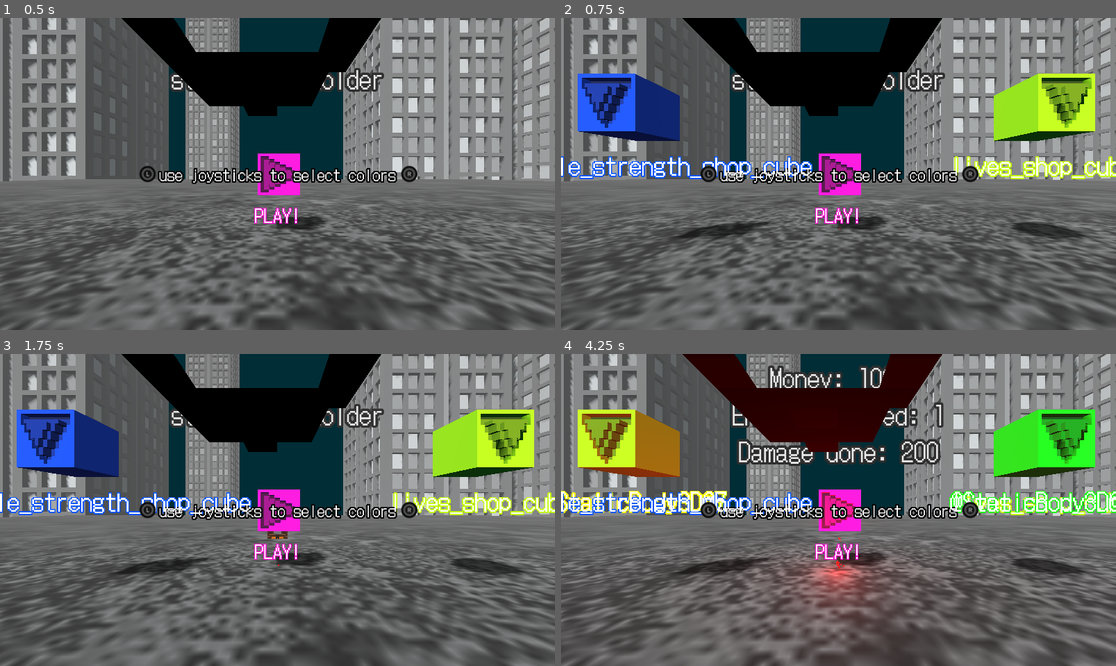
Above: before the commit, frames 1-4 (two rows, left to right).
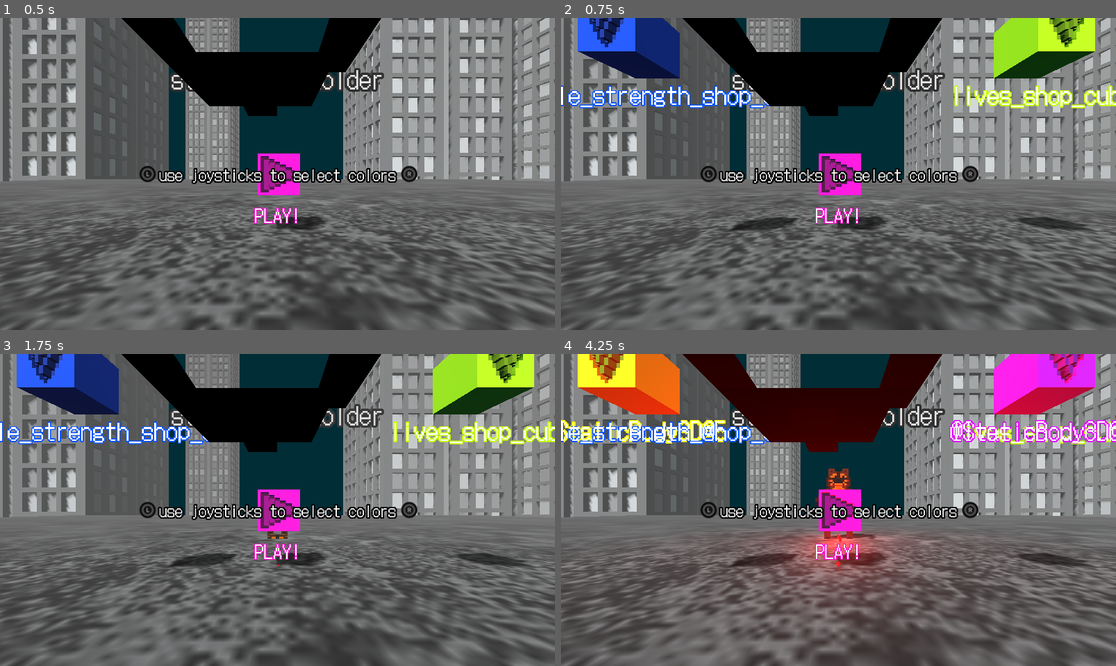
Above: after the commit, the same moments.

Repository: Majsek/Project_BC
Game: Godot game, scene res://scenes/world.tscn
Same seed, same stepped clock (60 frames per second), same inputs: the game is played once before the commit and once after it.
Inputs:
- Up to frame 1 (0.5 s): no input
- Up to frame 2 (0.75 s): tap Enter (ui_accept) at 0.5 s; hold Right (ui_right) from 0.53 s (still down)
- Up to frame 3 (1.75 s): tap Enter (ui_accept) at 0.77, 1.52 s; release Right (ui_right) at 1.28 s; hold Down (ui_down) from 1.28 s (still down)
- Up to frame 4 (4.25 s): tap Enter (ui_accept) at 2, 3.02, 3.77 s; release Down (ui_down) at 2.03 s; hold Right (ui_right) 2.03-2.78 s; hold Up (ui_up) 2.78-3.53 s; hold Left (ui_left) from 3.53 s (still down)

Frame 1 is identical in both runs. In frame 2, 18% of the frame differs, in the area x 0-100%, y 0-72%; in frame 3, 17%; in frame 4, 25%, in the area x 0-100%, y 0-77%.

Commit message:
shop improvement

Diff:
--- a/scripts/player.gd
+++ b/scripts/player.gd
@@ -5,7 +5,7 @@
 var left_initial_grab_pos_ : Vector3
 
 #LIVES
-var max_lives_ : int = 10:
+var max_lives_ : int = 3:
 	set(value):
 		max_lives_ = value
 		lives_ = max_lives_
--- a/scripts/projectile.gd
+++ b/scripts/projectile.gd
@@ -43,5 +43,8 @@
 func _on_body_entered(body : Node) -> void:
 	if body is CharacterBody3D or body is StaticBody3D:
 		if body.who() == "enemy" or body.who() == "control_cube":
+			if body.who() == "enemy":
+				if !main_.running_:
+					return
 			body.hit_by_projectile(color_, position)
 			self.queue_free()
--- a/scripts/world.gd
+++ b/scripts/world.gd
@@ -63,14 +63,23 @@
 	shop_cube1.name = shop1
 	shop_cube1.position = Vector3(-1.5, 1.0, -1.5)
 	shop_cube1.get_node("MeshInstance3D").rotation_degrees.z = -90.0
-	add_child(shop_cube1)
+	player_.add_child(shop_cube1)
+	shop_cube1.top_level = true
+	shop_cube1.rotation.x = 0.0
+	shop_cube1.rotation.z = 0.0
+#TODO: dořešit
+	#shop_cube1.position.y = 1.0
 
 #SHOP CUBE 2
 	var shop_cube2 = shop_cube_.instantiate()
 	shop_cube2.name = shop2
 	shop_cube2.position = Vector3(1.5, 1.0, -1.5)
 	shop_cube2.get_node("MeshInstance3D").rotation_degrees.z = -90.0
-	add_child(shop_cube2)
+	player_.add_child(shop_cube2)
+	shop_cube2.top_level = true
+	shop_cube2.rotation.x = 0.0
+	shop_cube2.rotation.z = 0.0
+	#shop_cube2.position.y = 1.0
 
 
 #RESUME GAME
@@ -79,7 +88,12 @@
 
 	get_tree().call_group("control_cubes", "queue_free")
 
+
 	running_ = true
+	for e in enemies_:
+		if e != null:
+			e.follow_player_ = true
+
 	#%enemy.follow_player_ = true
 	#%enemy.visible = true
 	await get_tree().create_timer(1).timeout
@@ -105,6 +119,8 @@
 	for e in enemies_:
 		if e != null:
 			e.follow_player_ = false
+			if e.position.distance_to(player_.position) < 2.0:
+				e.queue_free()
 
 func _ready():
 	load_game()
